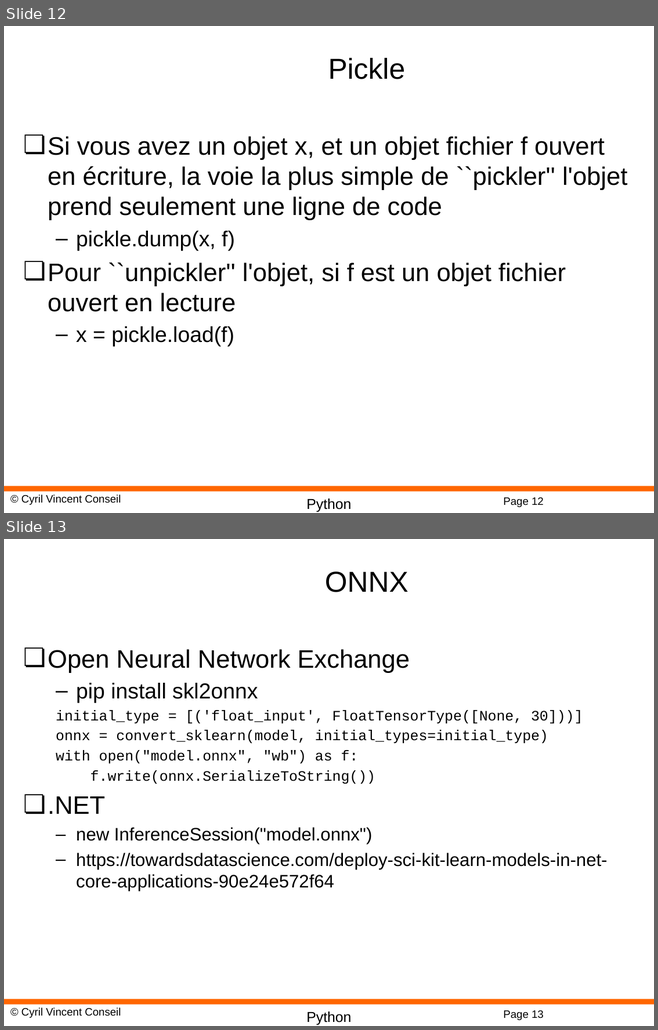
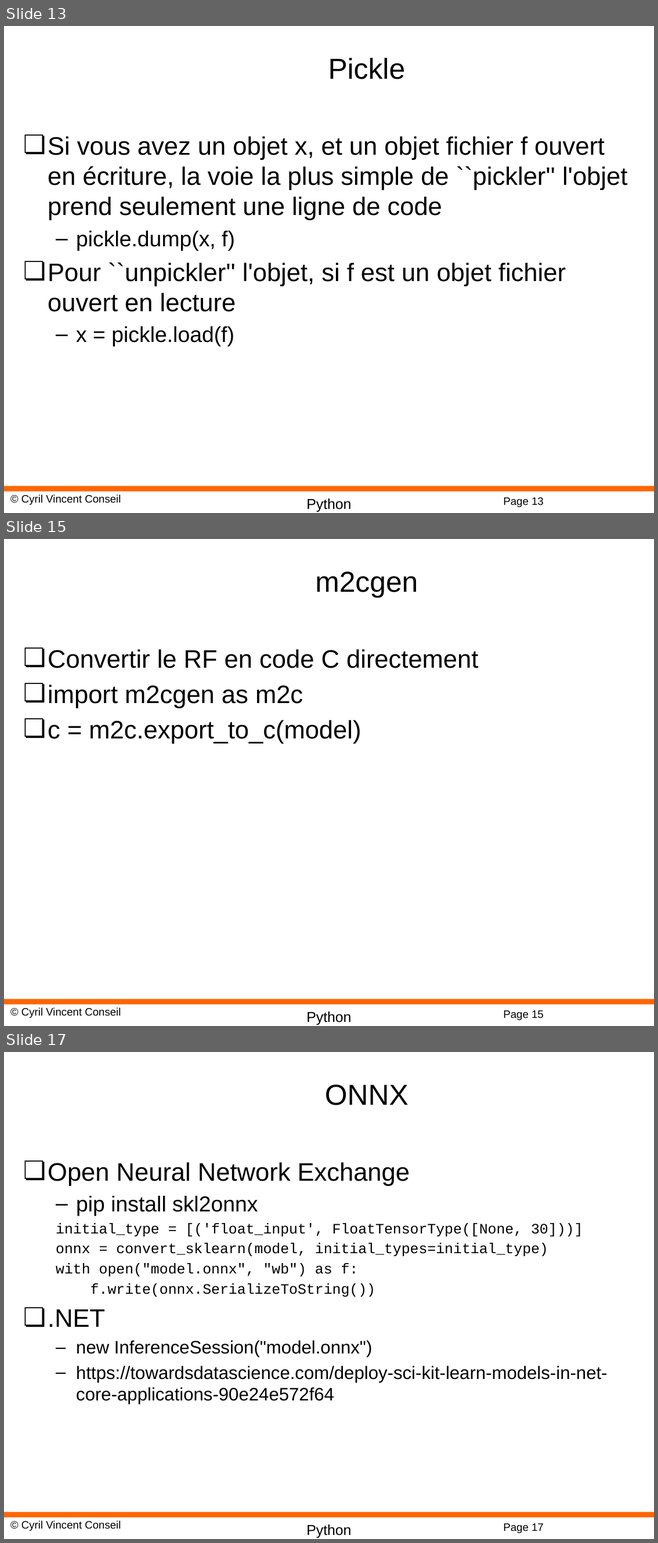
Before and after one commit to cyrilvincent/ML, a slide deck: PPT/MachineLearning15-RandomForest.pptx. Shown one above the other, each under a label of ours: slides 12 and 13 before the commit, slides 13, 15 and 17 after it; the slides between them are not shown. The pictures are 658x1030 and 658x1543 pixels, drawn with LibreOffice and Linux fonts; fonts in the diff are those of the drawing; background and template pictures are left out. Boxes give left, top, right and bottom in pixels: in the first picture for what was removed or moved away, otherwise in the second. Text is boxed around its words. In the diff, an @@ line names an element or a change of style, - is before the commit and + after.

```diff
--- a/PPT/MachineLearning15-RandomForest.pptx
+++ b/PPT/MachineLearning15-RandomForest.pptx
@@ slide 15 added at bbox=[4, 539, 654, 1026], background #FFFFFF; not listed: 4 template elements that a slide beside it also shows @@
@@ title added at bbox=[315, 571, 418, 598], 32 pt, text #000000 @@
+m2cgen
@@ text added at bbox=[48, 649, 478, 744], 28 pt, text #000000 @@
+❏ Convertir le RF en code C directement
+❏ import m2cgen as m2c
+❏ c = m2c.export_to_c(model)
@@ what was slide 12 is now slide 13 @@
@@ page number at bbox=[503, 498, 543, 507]: text changed @@
-Page 12
+Page 13
@@ what was slide 13 is now slide 17 @@
@@ page number at bbox=[503, 1524, 543, 1533]: text changed @@
-Page 13
+Page 17
```
Also in this commit, not shown: 4 other slides added, 8 other files.
